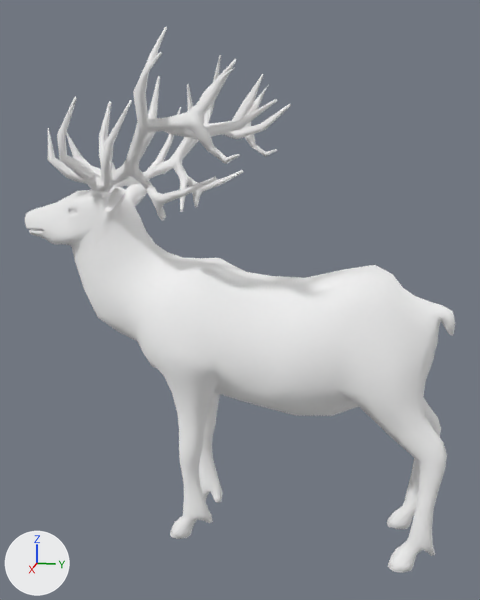
Two versions of the glTF model apps/client/src/props/art-study/source-natural-stag/natural-stag-quiet-motion.glb, one commit apart.
Rendered twice from a 50 mm lens placed at (2.49, 0.54, 1.62), pointed at (-0.01, 0.04, 0.99). Every picture has the same lights, and +X, +Y and +Z are marked at lower left. The older version comes first. Where no turn or scale is listed for an object, it has been applied to the vertices.

Before the edit, the objects in view are built like this:
```python
me_cylinder = bpy.data.meshes.new('Cylinder')
me_cylinder.from_pydata(...)  # 1003 vertices, 1984 faces; spans x -0.24..0.24, y -1.28..0.23, z -0.8..0.51
me_cylinder.materials.append(mat_body)  # white #ffffff
me_cylinder_002 = bpy.data.meshes.new('Cylinder.002')
me_cylinder_002.from_pydata(...)  # 784 vertices, 1504 faces; spans x -0.144..0.144, y -1.474..-0.983, z 0.393..0.634
me_cylinder_002.materials.append(mat_head)  # white #ffffff
me_cylinder_003 = bpy.data.meshes.new('Cylinder.003')
me_cylinder_003.from_pydata(...)  # 684 vertices, 1356 faces; spans x -0.462..0.462, y -1.31..-0.415, z 0.525..1.15
me_cylinder_003.materials.append(mat_antlers)  # white #ffffff
ob_body = bpy.data.objects.new('Body', me_cylinder)
ob_body.location = (0.0, 0.62, 0.8)
ob_head = bpy.data.objects.new('Head', me_cylinder_002)
ob_head.location = (0.0, 0.62, 0.8)
ob_horns = bpy.data.objects.new('Horns', me_cylinder_003)
ob_horns.location = (0.0, 0.62, 0.8)
```
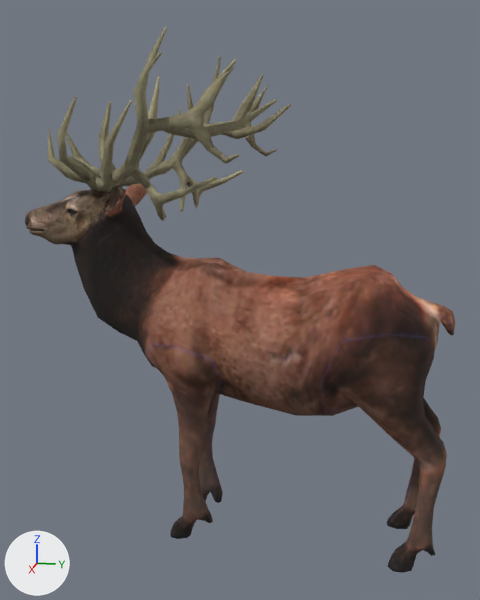
Location of each change, [x1, y1, x2, y2] in pixels of the pictures (480 x 600 px):
'Body', recoloured (white to brown)
    both: [71, 217, 455, 573]
'Horns', recoloured (white to brown)
    both: [48, 27, 291, 220]
'Head', recoloured (white to brown)
    both: [25, 184, 147, 245]

The change in detail:
Picture 'deer-antlers' (img_deer_antlers) is new.
Picture 'deer-head' (img_deer_head) is new.
Picture 'deer-body' (img_deer_body) is new.
Material 'stag antlers albedo' (mat_stag_antlers_albedo) is new.
Its texture is img_deer_antlers.
Its roughness is 0.9.
Material 'stag head albedo' (mat_stag_head_albedo) is new.
Its texture is img_deer_head.
Its roughness is 0.9.
Material 'stag body albedo' (mat_stag_body_albedo) is new.
Its texture is img_deer_body.
Its roughness is 0.9.
me_cylinder has 1003 vertices, 1984 faces and spans x -0.24..0.24, y -1.28..0.23, z -0.8..0.51.
me_cylinder no longer uses material mat_body (white #ffffff).
me_cylinder gains material mat_stag_body_albedo (picture img_deer_body).
me_cylinder_002 has 784 vertices, 1504 faces and spans x -0.144..0.144, y -1.474..-0.983, z 0.393..0.634.
me_cylinder_002 no longer uses material mat_head (white #ffffff).
me_cylinder_002 gains material mat_stag_head_albedo (picture img_deer_head).
me_cylinder_003 has 684 vertices, 1356 faces and spans x -0.462..0.462, y -1.31..-0.415, z 0.525..1.15.
me_cylinder_003 no longer uses material mat_antlers (white #ffffff).
me_cylinder_003 gains material mat_stag_antlers_albedo (picture img_deer_antlers).
